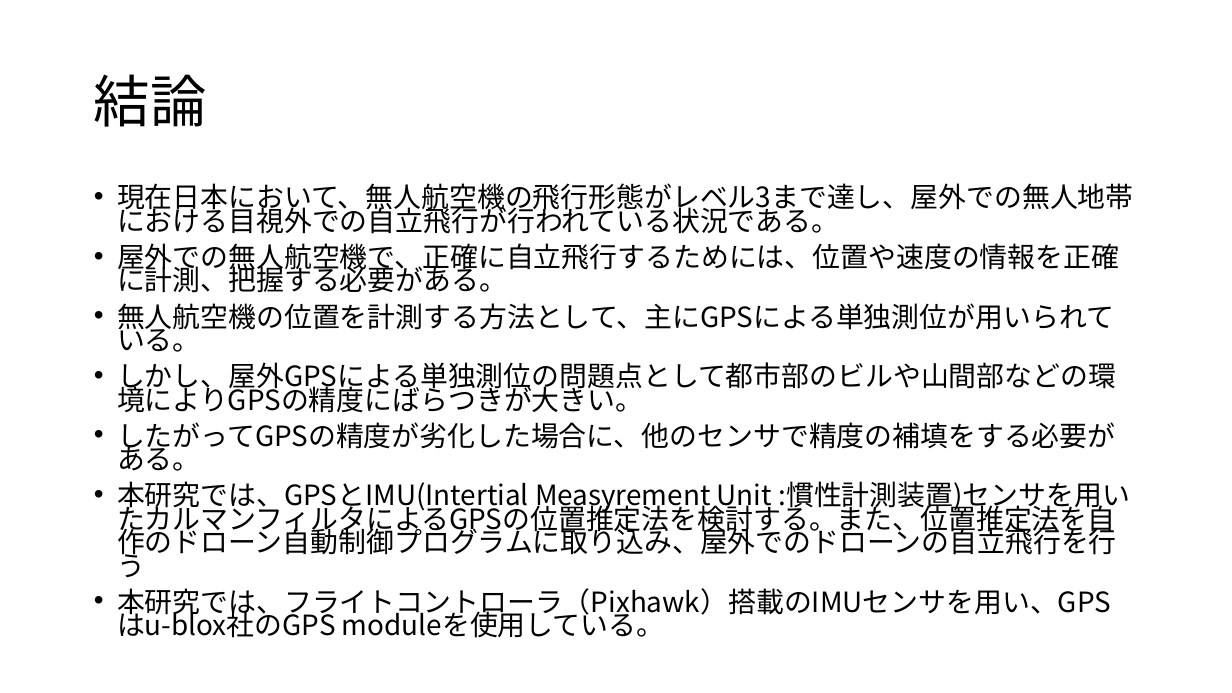
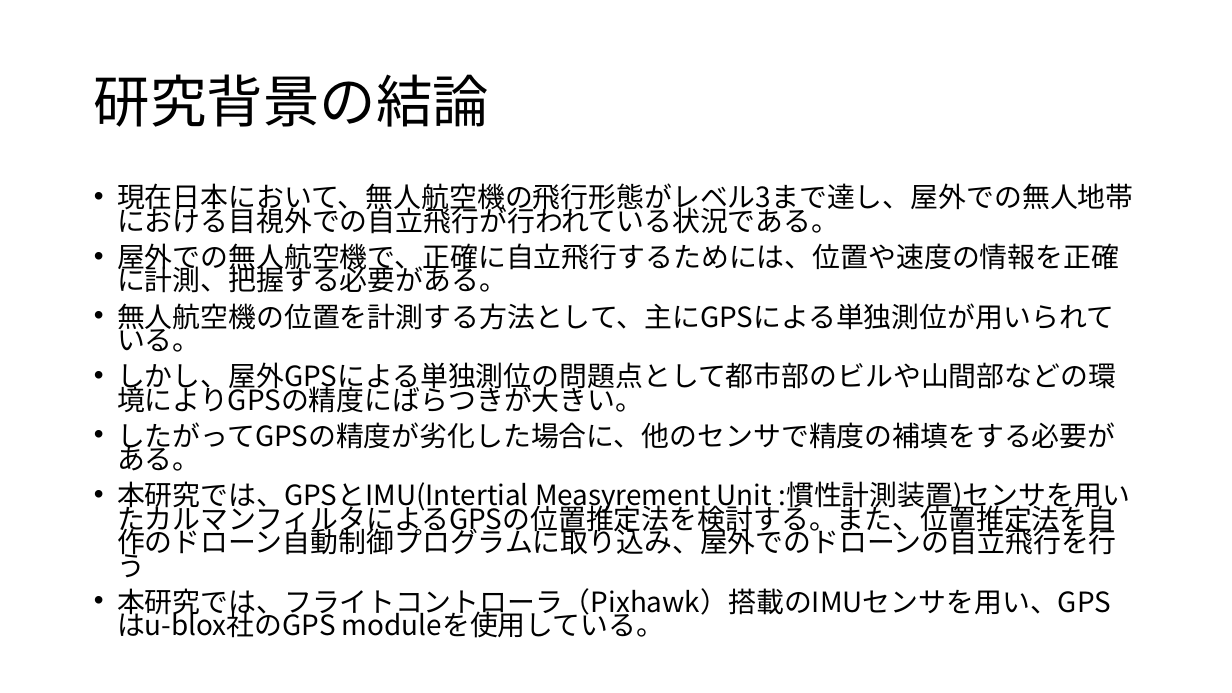
Before and after one commit to yamada4649/tibakoudai_2023, a slide deck: slide 4 of 週報/修士論文.pptx. Drawn at 1232x693 pixels with LibreOffice and Linux fonts; fonts in the diff are those of the drawing. Boxes give left, top, right and bottom in pixels: in the first picture for what was removed or moved away, otherwise in the second. Text is boxed around its words. In the diff, an @@ line names an element or a change of style, - is before the commit and + after.

```diff
--- a/週報/修士論文.pptx
+++ b/週報/修士論文.pptx
@@ title at box(94, 74, 489, 127): text changed @@
-結論
+研究背景の結論
```
Also in this commit, not shown: 39 other files.
